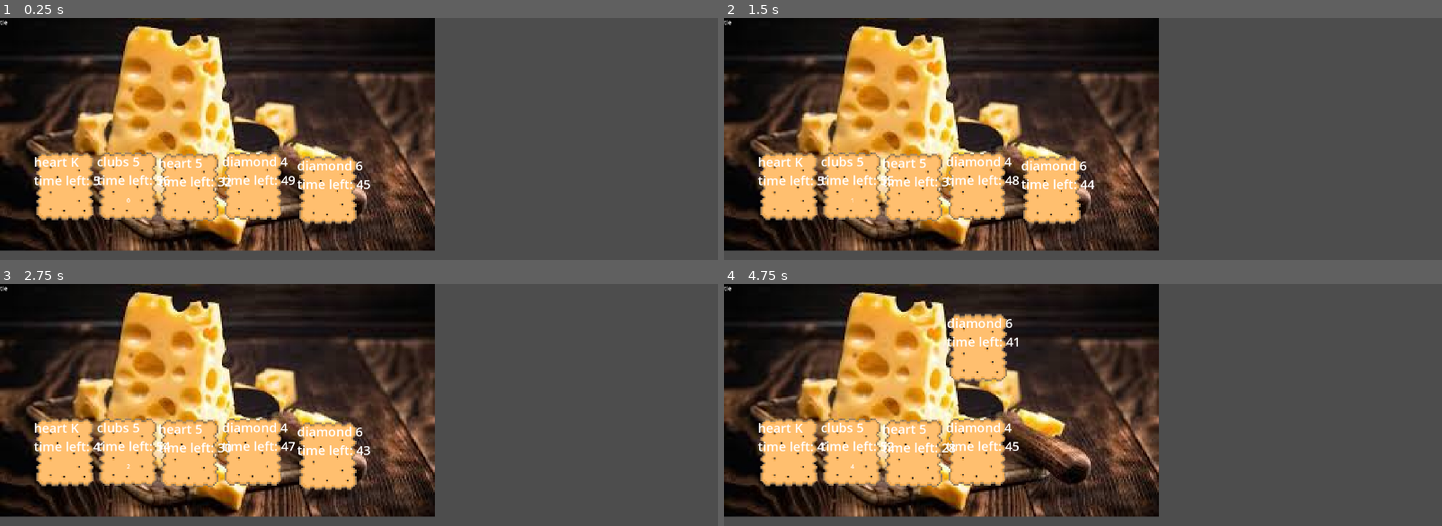
Above: before the commit, frames 1-4 (two rows, left to right).
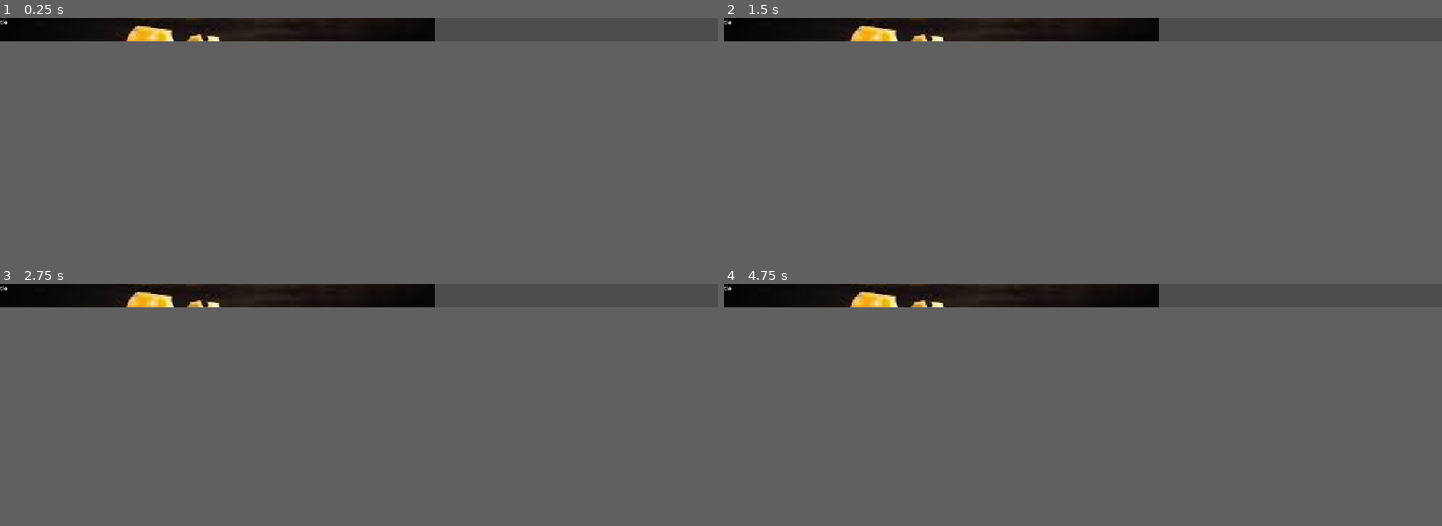
Above: after the commit, the same moments.

Repository: spicode/fulljam
Game: Godot game, scene res://main.tscn
Two runs of this game, one before a commit and one after it. Both use one fixed random seed, a clock stepped at 60 frames per second and the inputs below.
Inputs (mouse positions are in pixels of both pictures, inside the frame that each line leads up to):
- Up to frame 1 (0.25 s): no input
- Up to frame 2 (1.5 s): tap Enter at 0.5 s; move the mouse to (1240, 126) at 0.52 s; click (1240, 126) at 0.67 s; drag from (939, 151) to (1047, 187) at 1.27 s
- Up to frame 3 (2.75 s): tap Space at 2 s; move the mouse to (430, 351) at 2.02 s; click (430, 351) at 2.17 s
- Up to frame 4 (4.75 s): tap Enter at 2.75 s; drag from (1047, 453) to (867, 368) at 2.77 s; move the mouse to (1298, 441) at 3.52 s; click (1298, 441) at 3.67 s; drag from (867, 368) to (975, 344) at 4.27 s
In our replay, the window is 799x270 before the commit and 799x26 after it. These sizes can differ from the game's own. Grey fills any space a smaller window leaves; there, only what the larger window draws over its background counts as a difference.

The runs differ from the first frame. In frame 1, 52% of the frame differs, in the area x 0-61%, y 1-97%; in frame 2, 52%; in frame 3, 52%; in frame 4, 52%.

Commit message:
12cards not working

Diff:
--- a/fulljam/draganddrop.gd
+++ b/fulljam/draganddrop.gd
@@ -21,9 +21,13 @@
 
 func _input(event):
 	if event is InputEventMouseButton and event.button_index == MOUSE_BUTTON_RIGHT:
+		if Global.discard <= 0:
+			return
 		if event.pressed:
 			if get_rect().has_point(to_local(event.position)):
 				discard.emit(card)
+				Global.discard -=1
+				print(Global.discard)
 	if event is InputEventMouseButton and event.button_index == MOUSE_BUTTON_LEFT:
 		if event.pressed:
 			if get_rect().has_point(to_local(event.position)):
--- a/fulljam/global.gd
+++ b/fulljam/global.gd
@@ -1,3 +1,4 @@
 extends Node
 var is_out_of_bounds
 var is_dragging
+var discard : int = 4
--- a/fulljam/main.tscn
+++ b/fulljam/main.tscn
@@ -19,7 +19,7 @@
 texture = ExtResource("2_1bvp3")
 
 [node name="card1" type="Sprite2D" parent="." groups=["playerCards"]]
-position = Vector2(176, 451)
+position = Vector2(176, 450)
 scale = Vector2(4.5, 4.5)
 texture = ExtResource("3_7mycd")
 script = ExtResource("3_1bvp3")
@@ -34,7 +34,7 @@
 label_settings = SubResource("LabelSettings_lquwl")
 
 [node name="card2" type="Sprite2D" parent="." groups=["playerCards"]]
-position = Vector2(679, 450)
+position = Vector2(695.695, 450)
 scale = Vector2(4.5, 4.5)
 texture = ExtResource("3_7mycd")
 script = ExtResource("3_1bvp3")
@@ -49,7 +49,7 @@
 label_settings = SubResource("LabelSettings_lquwl")
 
 [node name="card3" type="Sprite2D" parent="." groups=["playerCards"]]
-position = Vector2(509, 454)
+position = Vector2(509, 450)
 scale = Vector2(4.5, 4.5)
 texture = ExtResource("3_7mycd")
 script = ExtResource("3_1bvp3")
@@ -64,7 +64,7 @@
 label_settings = SubResource("LabelSettings_lquwl")
 
 [node name="card4" type="Sprite2D" parent="." groups=["playerCards"]]
-position = Vector2(344.593, 450.181)
+position = Vector2(344.593, 450)
 scale = Vector2(4.5, 4.5)
 texture = ExtResource("3_7mycd")
 script = ExtResource("3_1bvp3")
@@ -79,7 +79,7 @@
 label_settings = SubResource("LabelSettings_lquwl")
 
 [node name="card5" type="Sprite2D" parent="." groups=["playerCards"]]
-position = Vector2(880, 461)
+position = Vector2(880, 450)
 scale = Vector2(4.5, 4.5)
 texture = ExtResource("3_7mycd")
 script = ExtResource("3_1bvp3")
--- a/fulljam/project.godot
+++ b/fulljam/project.godot
@@ -21,6 +21,7 @@
 [display]
 
 window/size/viewport_width=1920
+window/size/viewport_height=1
 mouse_cursor/custom_image="uid://cii138qa4vn0m"
 
 [rendering]
